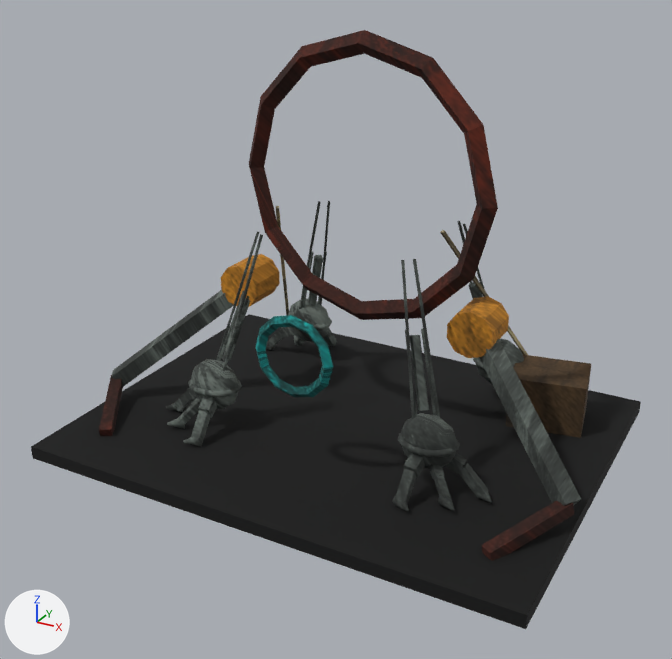
The glTF model pilots/map-rebuild-spike/landmarks/low-orbit/claw-carcass-rig.glb as it was, and as the next commit left it.
One viewpoint serves both versions: a camera (50 mm lens) standing at (6.54, -12.37, 8.1) and looking at (0.04, -0.54, 2.19). Lighting does not change. The marker at lower left points along +X, +Y and +Z. The first picture is the older version. Vertices at exactly the same position are counted once.

The older version as bpy lines, for what is in view:
```python
me_claw_carcass_rig_mesh = bpy.data.meshes.new('claw-carcass-rig.mesh')
me_claw_carcass_rig_mesh.from_pydata(...)  # 1336 vertices, 2360 faces; spans x -4.25..4.25, y -3.2..3.2, z 0.0..6.63
me_claw_carcass_rig_mesh.materials.append(mat_low_orbitlandmarkpackmaterial)  # picture img_low_orbit_landmarks_atlas
ob_claw_carcass_rig = bpy.data.objects.new('claw-carcass-rig', me_claw_carcass_rig_mesh)
ob_claw_carcass_rig.location = (0.0, 0.0, 0.0)
```
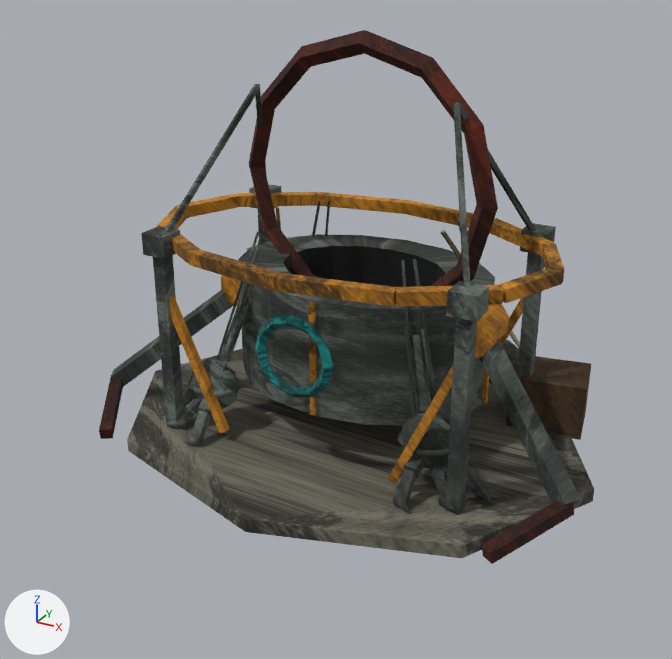
The change, as JSON lines over the scene's bpy script:
```json
{"block": "me_claw_carcass_rig_mesh", "where": "# used by ob_claw_carcass_rig; location = (0.0, 0.0, 0.0)"}
{"op": "remove", "block": "me_claw_carcass_rig_mesh", "code": "me_claw_carcass_rig_mesh.from_pydata(...)  # 1336 vertices, 2360 faces; spans x -4.25..4.25, y -3.2..3.2, z 0.0..6.63"}
{"op": "add", "block": "me_claw_carcass_rig_mesh", "code": "me_claw_carcass_rig_mesh.from_pydata(...)  # 1712 vertices, 2972 faces; spans x -4.25..4.25, y -3.2..3.2, z 0.0..6.63"}
{"block": "me_claw_carcass_rig_mesh", "change": "me_claw_carcass_rig_mesh part 1: a new loose piece, an 8-sided cylinder along z spanning x -4.2..4.2, y -3.2..3.2, z 0.0..0.22, in mat_low_orbitlandmarkpackmaterial (picture img_low_orbit_landmarks_atlas)"}
{"block": "me_claw_carcass_rig_mesh", "change": "me_claw_carcass_rig_mesh part 2: a new loose piece, a box spanning x 2.165..2.255, y 0.405..0.495, z 0.99..2.88, in mat_low_orbitlandmarkpackmaterial (picture img_low_orbit_landmarks_atlas)"}
{"block": "me_claw_carcass_rig_mesh", "change": "me_claw_carcass_rig_mesh part 3: a new loose piece, a box spanning x -0.045..0.045, y -1.255..-1.165, z 0.99..2.88, in mat_low_orbitlandmarkpackmaterial (picture img_low_orbit_landmarks_atlas)"}
{"block": "me_claw_carcass_rig_mesh", "change": "me_claw_carcass_rig_mesh part 4: a new loose piece, a box spanning x -2.66..-2.44, y -1.61..-1.39, z 0.22..3.5, in mat_low_orbitlandmarkpackmaterial (picture img_low_orbit_landmarks_atlas)"}
{"block": "me_claw_carcass_rig_mesh", "change": "me_claw_carcass_rig_mesh part 5: a new loose piece, a box spanning x -2.76..-2.34, y -1.71..-1.29, z 3.32..3.67, in mat_low_orbitlandmarkpackmaterial (picture img_low_orbit_landmarks_atlas)"}
{"block": "me_claw_carcass_rig_mesh", "change": "me_claw_carcass_rig_mesh part 6: a new loose piece, a box spanning x 2.44..2.66, y -1.61..-1.39, z 0.22..3.5, in mat_low_orbitlandmarkpackmaterial (picture img_low_orbit_landmarks_atlas)"}
{"block": "me_claw_carcass_rig_mesh", "change": "me_claw_carcass_rig_mesh part 7: a new loose piece, a box spanning x 2.34..2.76, y -1.71..-1.29, z 3.32..3.67, in mat_low_orbitlandmarkpackmaterial (picture img_low_orbit_landmarks_atlas)"}
{"block": "me_claw_carcass_rig_mesh", "change": "me_claw_carcass_rig_mesh part 8: a new loose piece, a box spanning x -2.66..-2.44, y 1.39..1.61, z 0.22..3.5, in mat_low_orbitlandmarkpackmaterial (picture img_low_orbit_landmarks_atlas)"}
{"block": "me_claw_carcass_rig_mesh", "change": "me_claw_carcass_rig_mesh part 9: a new loose piece, a box spanning x -2.76..-2.34, y 1.29..1.71, z 3.32..3.67, in mat_low_orbitlandmarkpackmaterial (picture img_low_orbit_landmarks_atlas)"}
{"block": "me_claw_carcass_rig_mesh", "change": "me_claw_carcass_rig_mesh part 10: a new loose piece, a box spanning x 2.44..2.66, y 1.39..1.61, z 0.22..3.5, in mat_low_orbitlandmarkpackmaterial (picture img_low_orbit_landmarks_atlas)"}
{"block": "me_claw_carcass_rig_mesh", "change": "me_claw_carcass_rig_mesh part 11: a new loose piece, a box spanning x 2.34..2.76, y 1.29..1.71, z 3.32..3.67, in mat_low_orbitlandmarkpackmaterial (picture img_low_orbit_landmarks_atlas)"}
{"block": "me_claw_carcass_rig_mesh", "change": "me_claw_carcass_rig_mesh part 12: 8 vertices removed from x -4.2..4.2, y -3.2..3.2, z 0.0..0.22; 224 vertices added at x -3.39..3.39, y -2.22..2.22, z 0.37..5.77"}
{"block": "me_claw_carcass_rig_mesh", "change": "other edits to the shape of me_claw_carcass_rig_mesh do not show in these pictures"}
```

What differs and where, as boxes [x1, y1, x2, y2] in the pictures (672 x 659 px):
```json
{"object": "claw-carcass-rig", "change": "reshaped", "before": [31, 30, 641, 629], "after": [99, 30, 594, 564], "on screen": "19% narrower, 11% shorter"}
{"part": 1, "of": "me_claw_carcass_rig_mesh", "change": "added", "after": [127, 349, 594, 558]}
{"part": 2, "of": "me_claw_carcass_rig_mesh", "change": "added", "after": [481, 304, 494, 404]}
{"part": 3, "of": "me_claw_carcass_rig_mesh", "change": "added", "after": [308, 301, 317, 415], "on screen": "brown"}
{"part": 4, "of": "me_claw_carcass_rig_mesh", "change": "added", "after": [153, 255, 184, 430]}
{"part": 5, "of": "me_claw_carcass_rig_mesh", "change": "added", "after": [141, 226, 180, 259]}
{"part": 6, "of": "me_claw_carcass_rig_mesh", "change": "added", "after": [445, 318, 477, 515]}
{"part": 7, "of": "me_claw_carcass_rig_mesh", "change": "added", "after": [446, 281, 489, 322]}
{"part": 8, "of": "me_claw_carcass_rig_mesh", "change": "added", "after": [258, 209, 271, 244], "on screen": "mostly hidden"}
{"part": 9, "of": "me_claw_carcass_rig_mesh", "change": "added", "after": [249, 184, 281, 209]}
{"part": 10, "of": "me_claw_carcass_rig_mesh", "change": "added", "after": [517, 253, 544, 377]}
{"part": 11, "of": "me_claw_carcass_rig_mesh", "change": "added", "after": [520, 223, 556, 254]}
{"part": 12, "of": "me_claw_carcass_rig_mesh", "change": "reshaped", "before": [31, 314, 641, 629], "after": [157, 84, 564, 484]}
```
